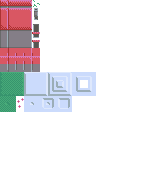
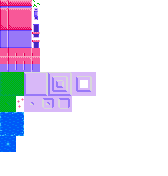
Before/after of a 168px x 176px layered artwork. What changed in the layer stack:
painted on "tileset.png" over [0,0,96,152]
